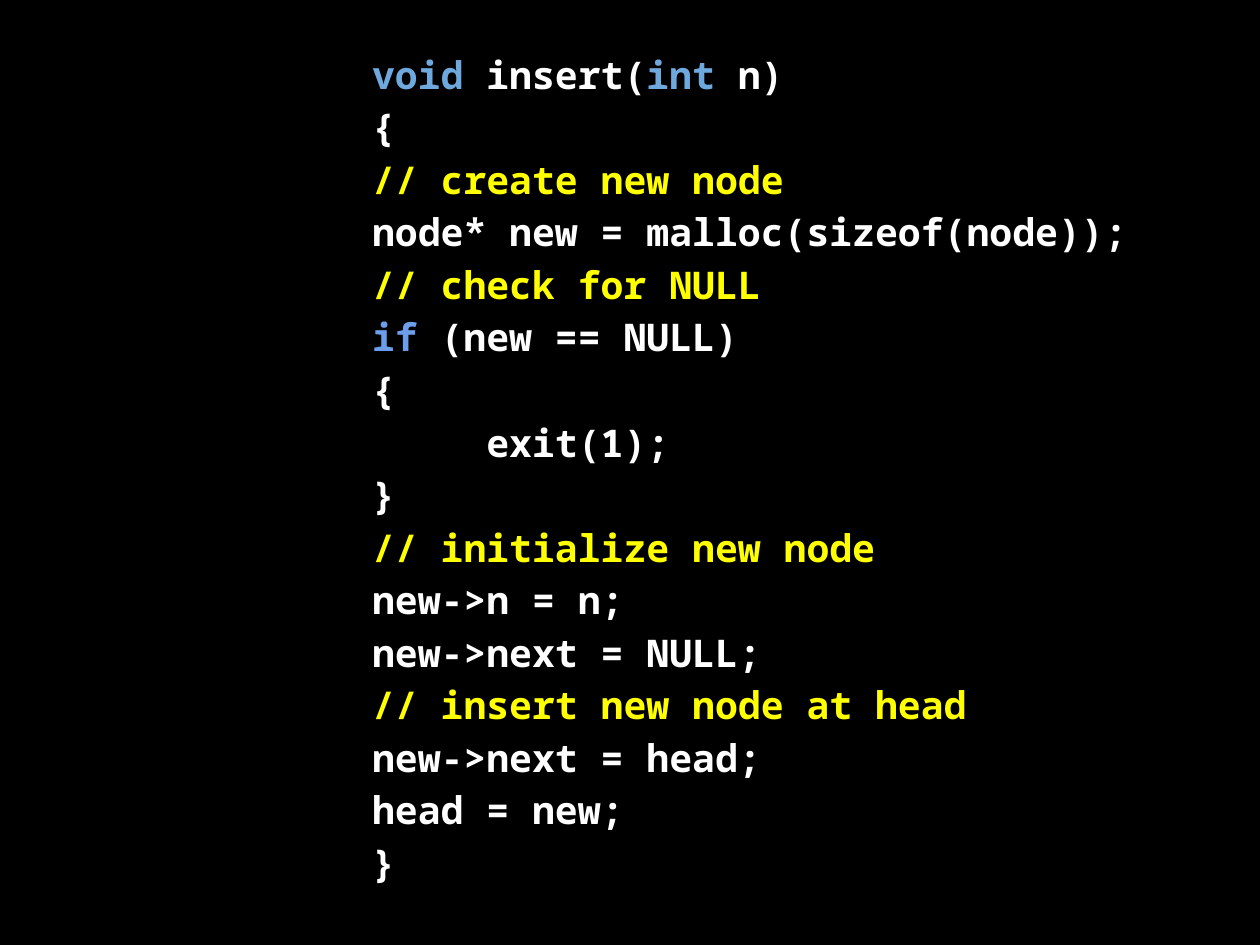
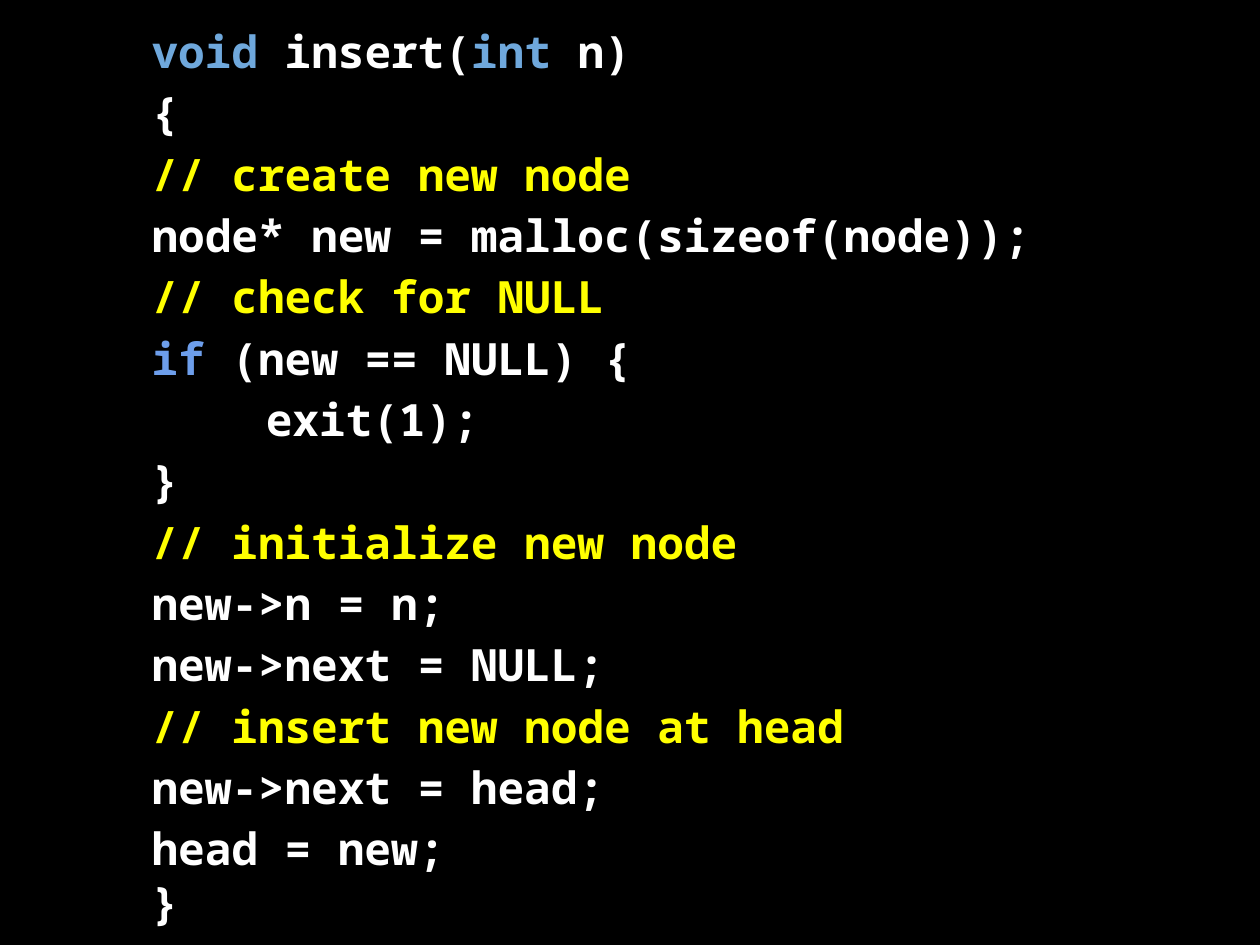
Before and after one commit to bagustris/prokom-tf, a slide deck: slide 13 of prokom7.odp. Drawn at 1260x945 pixels with LibreOffice and Linux fonts; fonts in the diff are those of the drawing. Boxes give left, top, right and bottom in pixels: in the first picture for what was removed or moved away, otherwise in the second. Text is boxed around its words. In the diff, an @@ line names an element or a change of style, - is before the commit and + after.

```diff
--- a/prokom7.odp
+++ b/prokom7.odp
@@ text "void insert(int n)" moved from (x1=372, y1=59, x2=1126, y2=830) to (x1=152, y1=33, x2=1030, y2=872) @@
@@ text at (x1=152, y1=33, x2=1030, y2=872): size 24 to 28 pt; line spacing 1.15 to 1 @@
@@ text at (x1=152, y1=340, x2=577, y2=383): text changed; size 24 to 28 pt @@
-if (new == NULL)
-{
+if (new == NULL) {
```
Also in this commit, not shown: 4 other slides changed.
